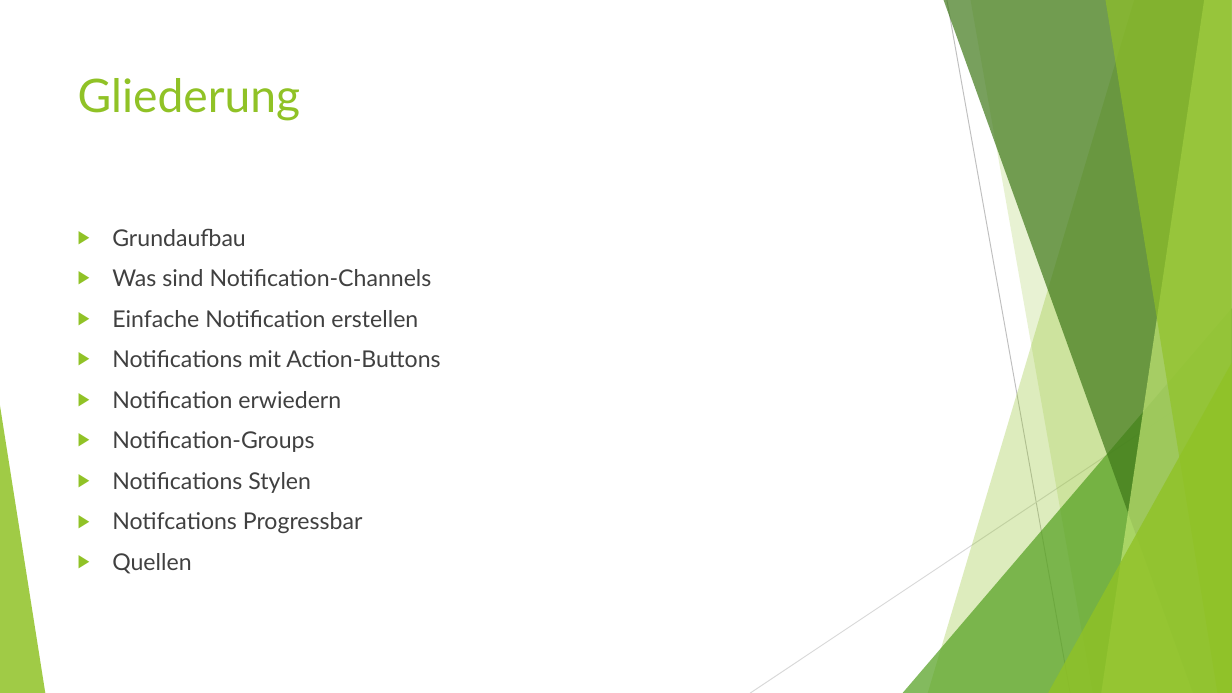
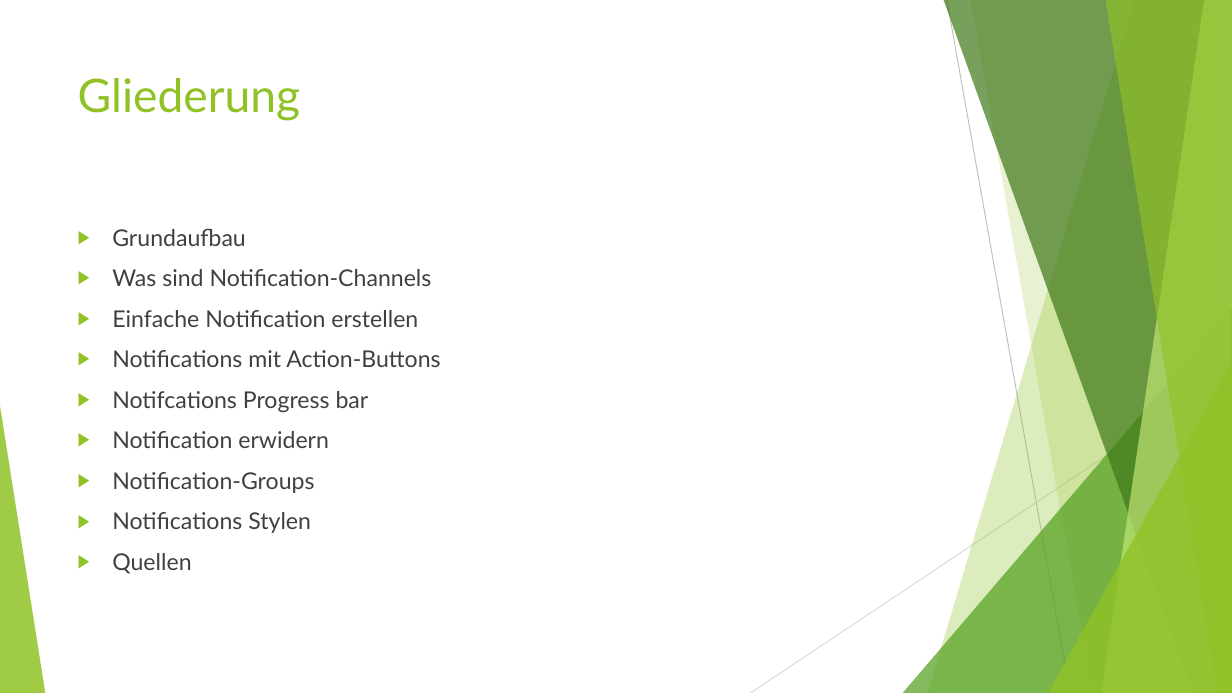
Before and after one commit to Cayleb-Ordo/Notification-Demo, a slide deck: slide 2 of Dokumentation/Präsentation/Push-Notifications.pptx. Drawn at 1232x693 pixels with LibreOffice and Linux fonts; fonts in the diff are those of the drawing. Boxes give left, top, right and bottom in pixels: in the first picture for what was removed or moved away, otherwise in the second. Text is boxed around its words. In the diff, an @@ line names an element or a change of style, - is before the commit and + after.

Commit message:
Aktualisieren der README und Progress bar verschönern
Progressbar zu Präsentation hinzugefügt. Mockup erstellt und Planung.docx aktualisiert.

```diff
--- a/Dokumentation/Präsentation/Push-Notifications.pptx
+++ b/Dokumentation/Präsentation/Push-Notifications.pptx
@@ text at bbox=[112, 391, 369, 448]: text changed @@
-▶ Notification erwiedern
+▶ Notifcations Progress bar
+▶ Notification erwidern
@@ text at bbox=[112, 512, 363, 533]: paragraph removed @@
-▶ Notifcations Progressbar
```
Also in this commit, not shown: 1 other slide changed, 1 slide added, 1 slide removed, 6 other files.
